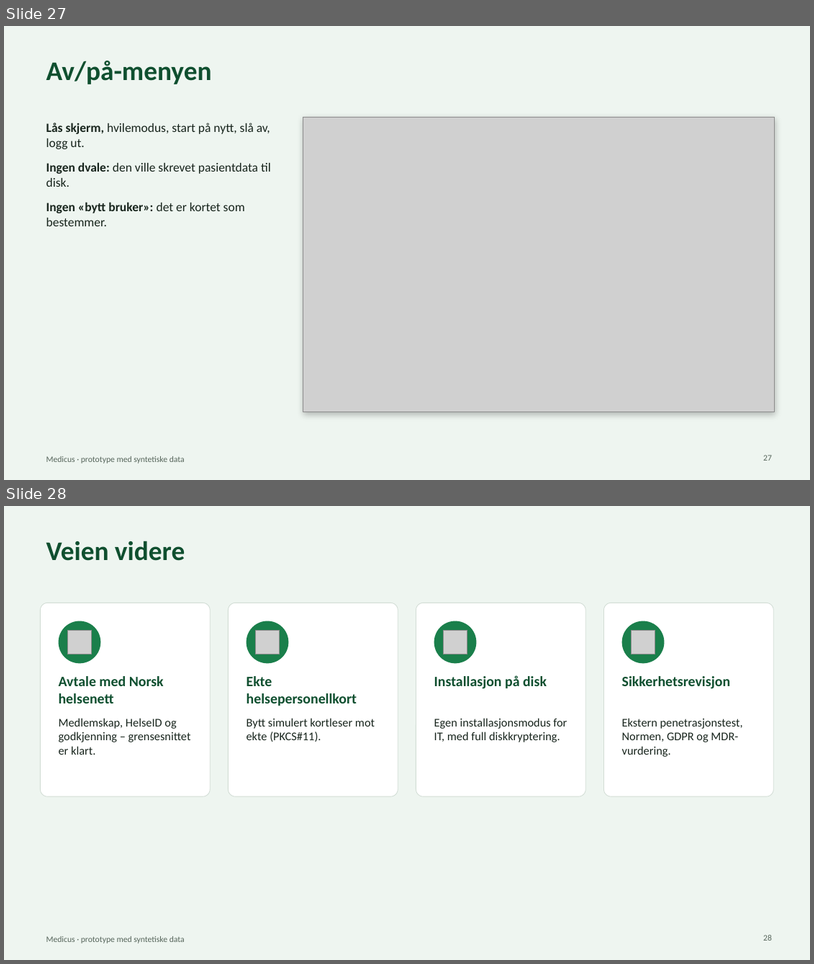
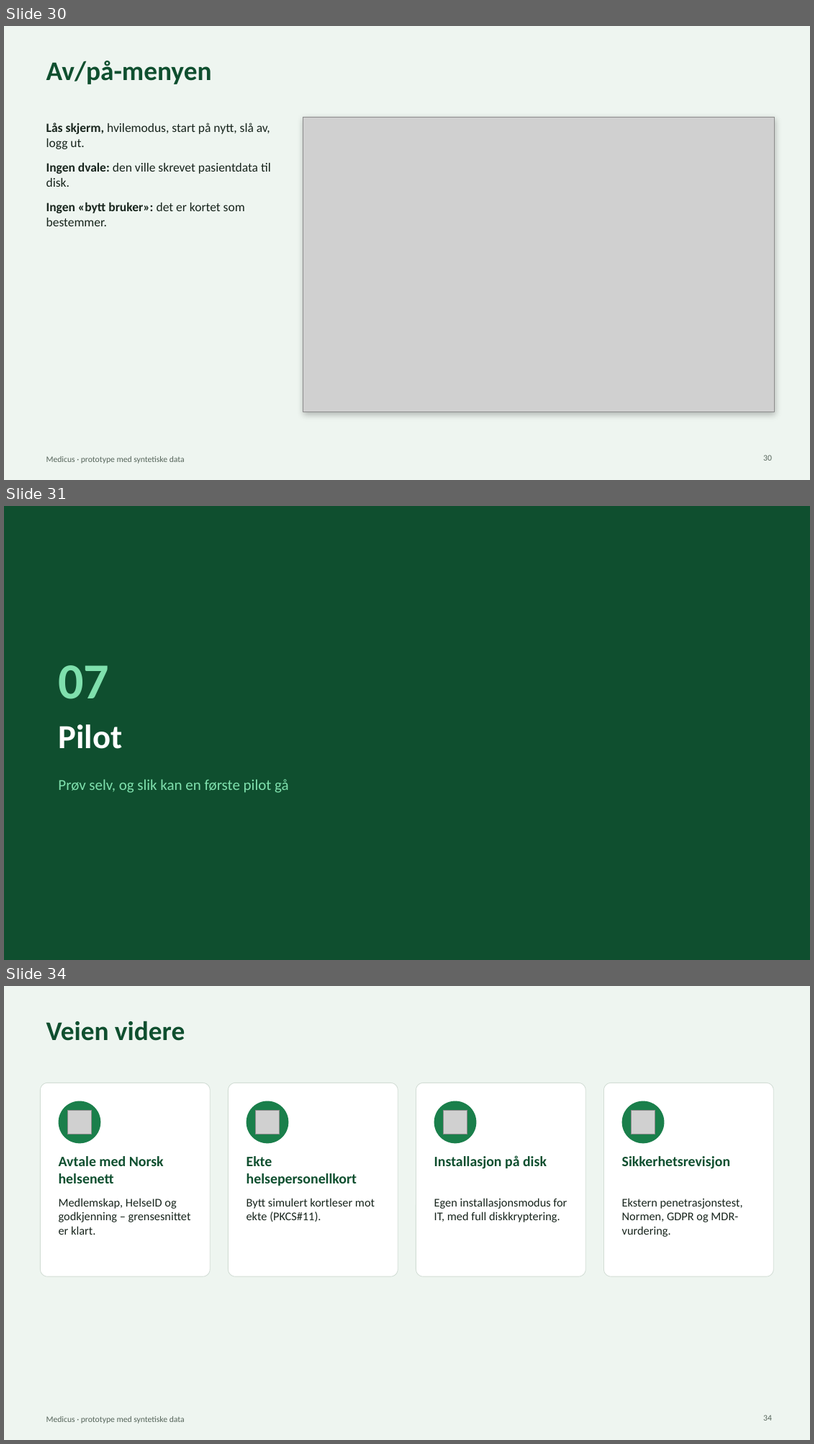
Before and after one commit to MusaMiyamoto/Medicus, a slide deck: docs/Medicus-presentasjon.pptx. Shown one above the other, each under a label of ours: slides 27 and 28 before the commit, slides 30, 31 and 34 after it; the slides between them are not shown. The pictures are 814x964 and 814x1444 pixels, drawn with LibreOffice and Linux fonts; fonts in the diff are those of the drawing; grey boxes stand for pictures. Boxes give left, top, right and bottom in pixels: in the first picture for what was removed or moved away, otherwise in the second. Text is boxed around its words. In the diff, an @@ line names an element or a change of style, - is before the commit and + after.

```diff
--- a/docs/Medicus-presentasjon.pptx
+++ b/docs/Medicus-presentasjon.pptx
@@ slide 31 added at <box>4,506,810,960</box>, background #0F4F2F @@
@@ text added at <box>58,665,109,699</box>, 60 pt, text #7FE0AD, bold @@
+07
@@ title added at <box>58,724,122,749</box>, 40 pt, text #FFFFFF, bold @@
+Pilot
@@ text added at <box>58,779,289,793</box>, 18 pt, text #7FE0AD @@
+Prøv selv, og slik kan en første pilot gå
@@ what was slide 27 is now slide 30 @@
@@ page number at <box>764,454,772,460</box>: text changed @@
-27
+30
@@ what was slide 28 is now slide 34 @@
@@ page number at <box>764,1414,772,1420</box>: text changed @@
-28
+34
```
Also in this commit, not shown: 3 slides changed, 5 other slides added, 3 other files.
